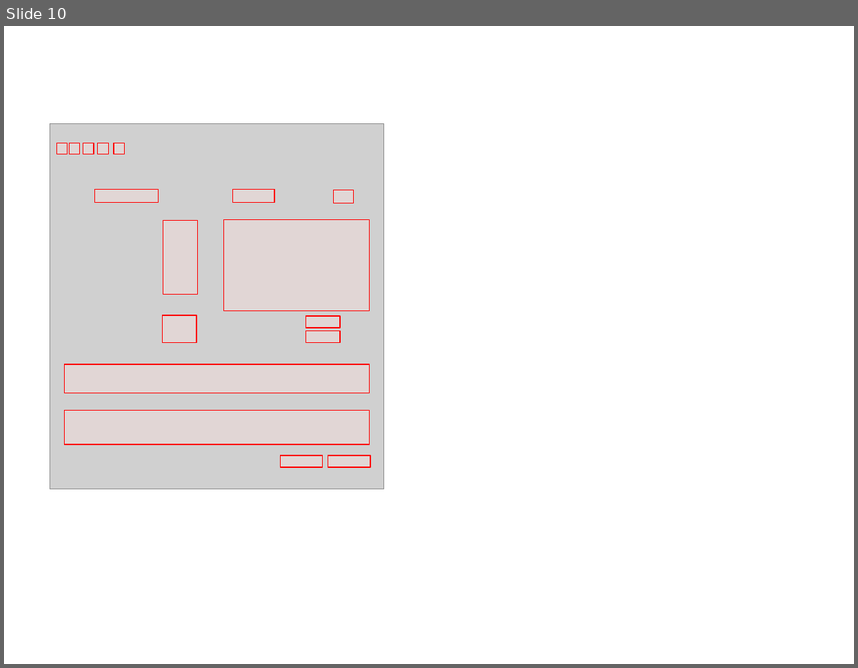
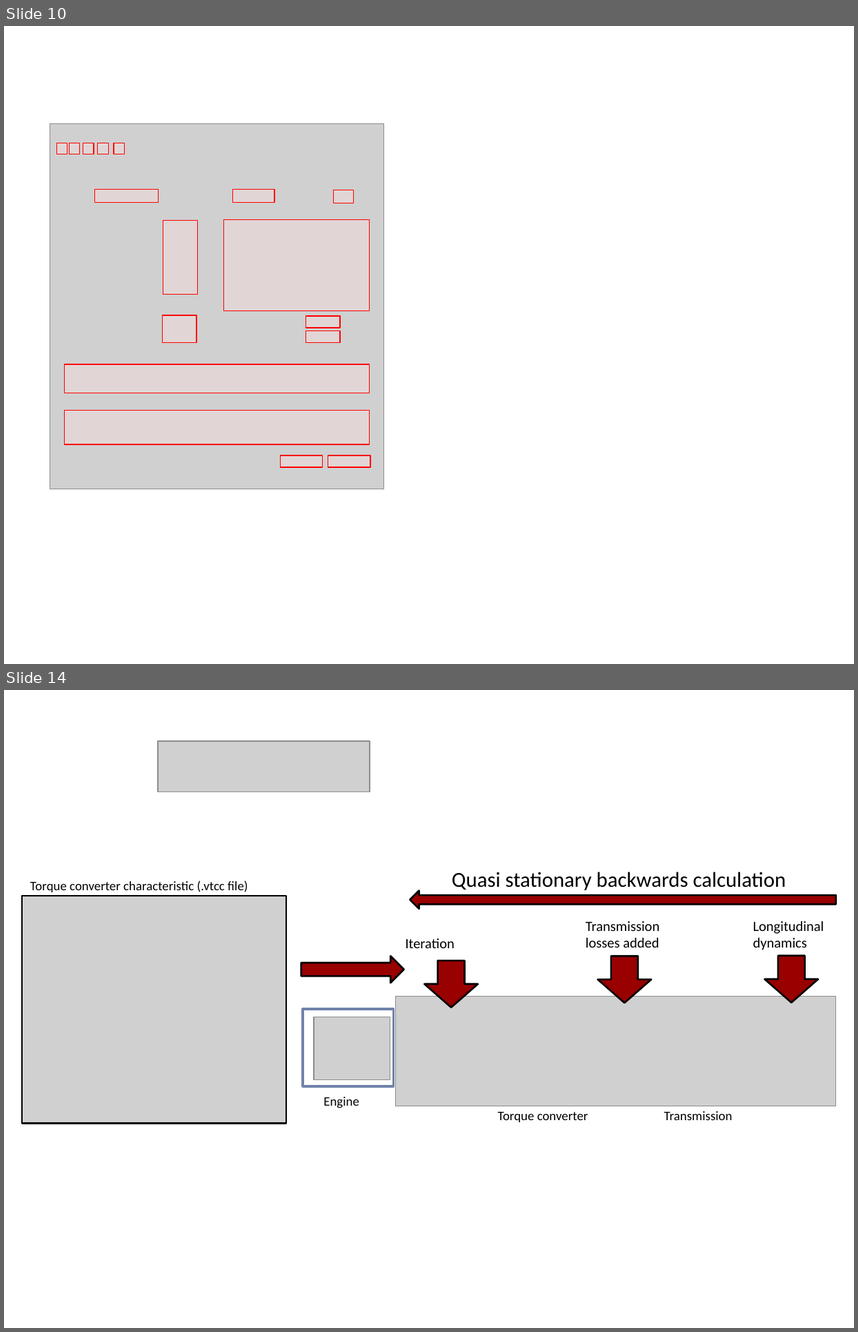
Before and after one commit to CLIMA-VECTO/vecto-sim, a slide deck: User Manual Source/material User Manual.pptx. Shown one above the other, each under a label of ours: slide 10 before the commit, slides 10 and 14 after it; the slides between them are not shown. The pictures are 858x668 and 858x1332 pixels, drawn with LibreOffice and Linux fonts; fonts in the diff are those of the drawing; grey boxes stand for pictures. Boxes give left, top, right and bottom in pixels: in the first picture for what was removed or moved away, otherwise in the second. Text is boxed around its words. In the diff, an @@ line names an element or a change of style, - is before the commit and + after.

Commit message:
- Updated User Manual - Added PicCoordLogger.exe (for User Manual development) - Updated Tabindices for F_GEN controls - Disabled distance correction for coasting to avoid engine leaving coasting operation

```diff
--- a/User Manual Source/material User Manual.pptx
+++ b/User Manual Source/material User Manual.pptx
@@ slide 14 added at (x1=4, y1=690, x2=854, y2=1328), background #FFFFFF @@
@@ picture added at (x1=158, y1=741, x2=370, y2=792) @@
@@ text added at (x1=452, y1=871, x2=786, y2=890), 18 pt, text #000000 @@
+Quasi stationary backwards calculation
@@ picture added at (x1=22, y1=896, x2=286, y2=1123) @@
@@ rectangle added at (x1=22, y1=896, x2=286, y2=1123), outline #000000 1.5 pt @@
@@ text added at (x1=30, y1=880, x2=248, y2=892), 11 pt, text #000000 @@
+Torque converter characteristic (.vtcc file)
@@ down arrow added at (x1=410, y1=891, x2=835, y2=909), fill #990000, outline #000000 1.5 pt @@
@@ text added at (x1=586, y1=921, x2=660, y2=947), 12 pt, text #000000 @@
+Transmission losses added
@@ text added at (x1=753, y1=920, x2=824, y2=950), 12 pt, text #000000 @@
+Longitudinal dynamics
@@ down arrow added at (x1=301, y1=956, x2=404, y2=983), fill #990000, outline #000000 1.5 pt @@
@@ text added at (x1=406, y1=938, x2=455, y2=948), 12 pt, text #000000 @@
+Iteration
@@ down arrow added at (x1=598, y1=956, x2=652, y2=1003), fill #990000, outline #000000 1.5 pt @@
@@ down arrow added at (x1=765, y1=955, x2=818, y2=1002), fill #990000, outline #000000 1.5 pt @@
@@ down arrow added at (x1=425, y1=960, x2=478, y2=1007), fill #990000, outline #000000 1.5 pt @@
@@ picture added at (x1=396, y1=996, x2=836, y2=1105) @@
@@ rectangle added at (x1=303, y1=1009, x2=394, y2=1086), outline #7183AB 2.25 pt @@
@@ picture added at (x1=313, y1=1016, x2=390, y2=1079) @@
@@ text added at (x1=323, y1=1096, x2=359, y2=1108), 11 pt, text #000000 @@
+Engine
@@ text added at (x1=498, y1=1112, x2=588, y2=1122), 11 pt, text #000000 @@
+Torque converter
@@ text added at (x1=664, y1=1111, x2=733, y2=1120), 11 pt, text #000000 @@
+Transmission
```
Also in this commit, not shown: 1 slide changed, 7 other slides added, 1 slide removed, 37 other files.
